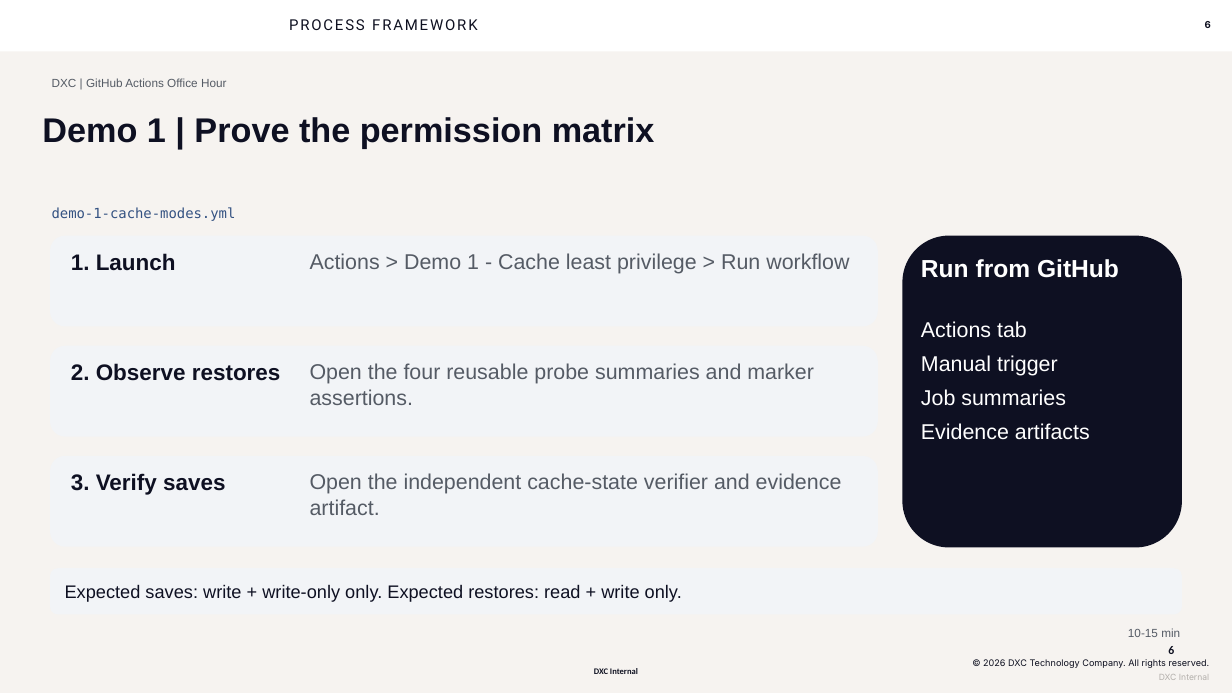
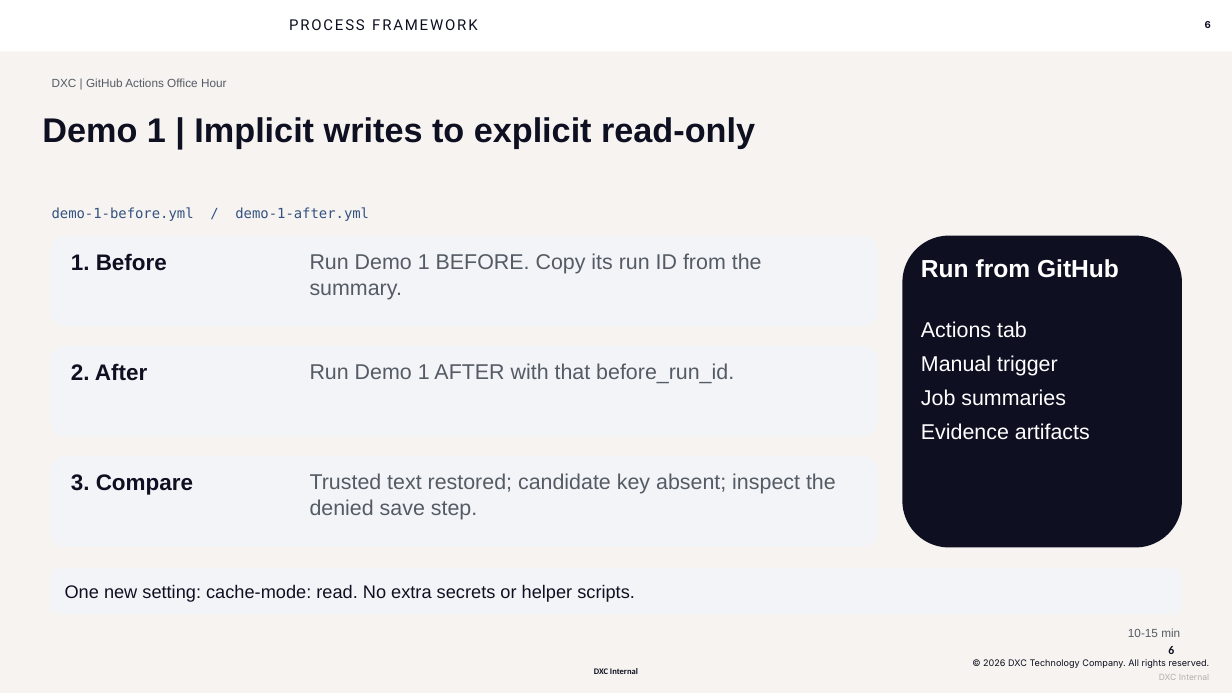
Before and after one commit to seandorsett/dxc-actions-office-hour, a slide deck: slide 6 of outputs/slides/dxc-actions-office-hour-2026-10-13.pptx. Drawn at 1232x693 pixels with LibreOffice and Linux fonts; fonts in the diff are those of the drawing; background and template pictures are left out. Boxes give left, top, right and bottom in pixels: in the first picture for what was removed or moved away, otherwise in the second. Text is boxed around its words. In the diff, an @@ line names an element or a change of style, - is before the commit and + after.

```diff
--- a/outputs/slides/dxc-actions-office-hour-2026-10-13.pptx
+++ b/outputs/slides/dxc-actions-office-hour-2026-10-13.pptx
@@ text at (x1=42, y1=117, x2=755, y2=148): text changed @@
-Demo 1 | Prove the permission matrix
+Demo 1 | Implicit writes to explicit read-only
@@ text at (x1=52, y1=207, x2=369, y2=221): text changed @@
-demo-1-cache-modes.yml
+demo-1-before.yml / demo-1-after.yml
@@ text at (x1=71, y1=253, x2=167, y2=271): text changed @@
-1. Launch
+1. Before
@@ text at (x1=310, y1=253, x2=762, y2=300): text changed @@
-Actions > Demo 1 - Cache least privilege > Run workflow
+Run Demo 1 BEFORE. Copy its run ID from the summary.
@@ text at (x1=71, y1=363, x2=147, y2=381): text changed @@
-2. Observe restores
+2. After
@@ text at (x1=310, y1=363, x2=734, y2=383): text changed @@
-Open the four reusable probe summaries and marker assertions.
+Run Demo 1 AFTER with that before_run_id.
@@ text at (x1=71, y1=474, x2=193, y2=495): text changed @@
-3. Verify saves
+3. Compare
@@ text at (x1=310, y1=473, x2=836, y2=520): text changed @@
-Open the independent cache-state verifier and evidence artifact.
+Trusted text restored; candidate key absent; inspect the denied save step.
@@ text in rounded rectangle at (x1=65, y1=584, x2=635, y2=602): text changed @@
-Expected saves: write + write-only only. Expected restores: read + write only.
+One new setting: cache-mode: read. No extra secrets or helper scripts.
```
Also in this commit, not shown: 13 other slides changed, 33 other files.
